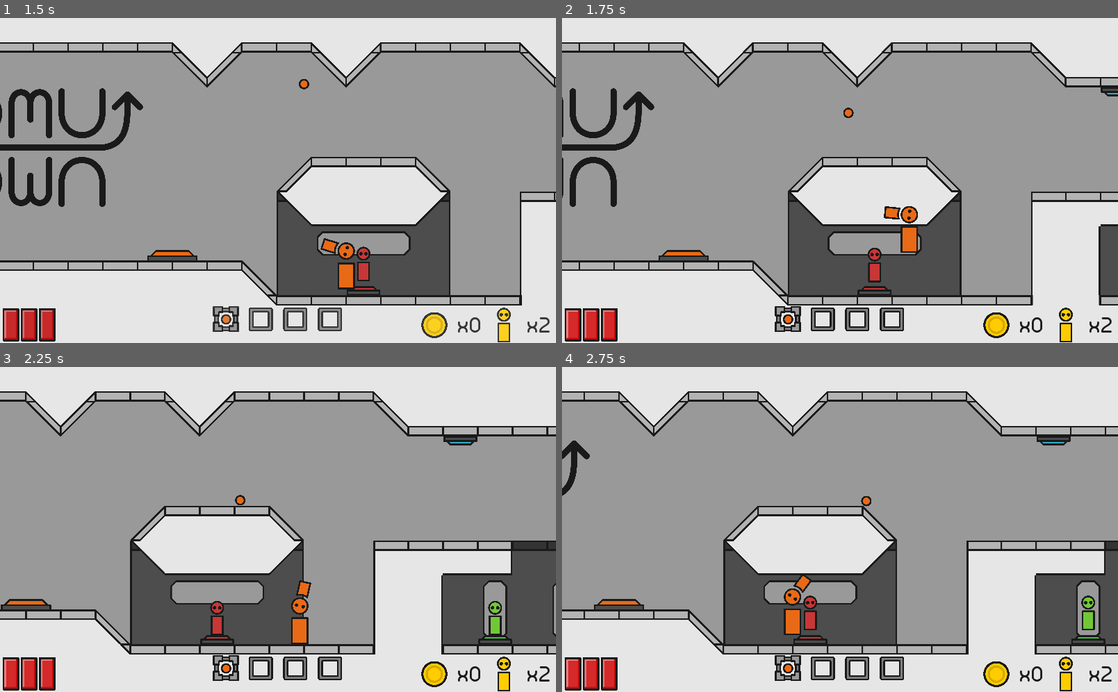
Above: before the commit, frames 1-4 (two rows, left to right).
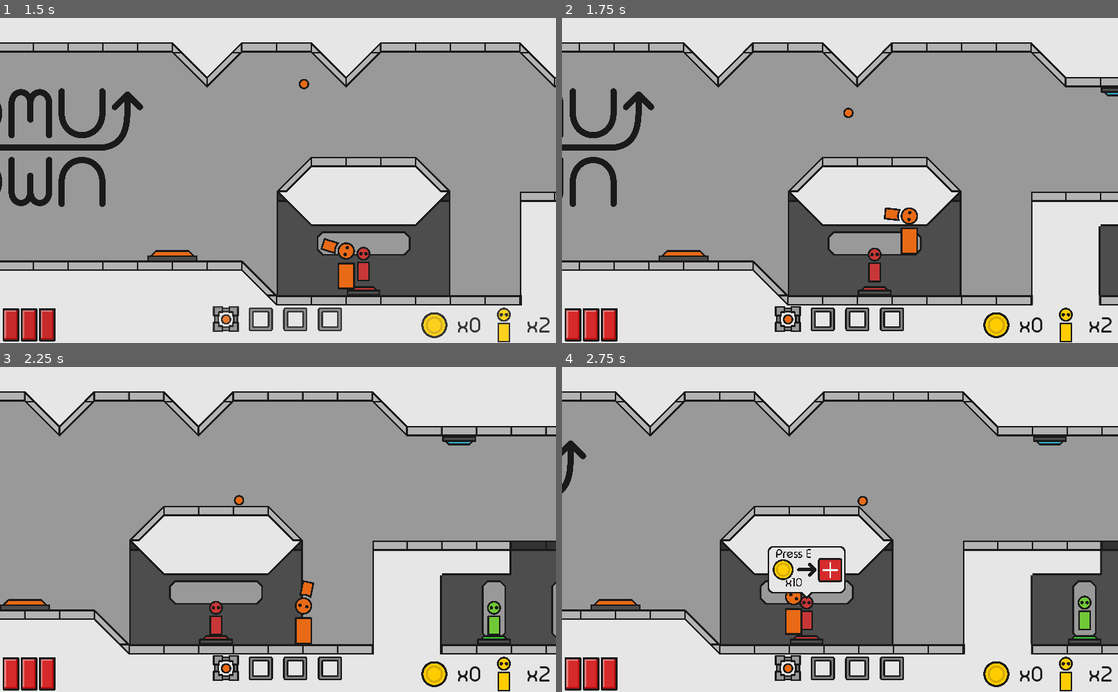
Above: after the commit, the same moments.

Repository: sirstotes/ZenoJam
Game: Godot game, scene res://Scenes/Main.tscn
The game is run twice, just before and just after one commit, with the same random seed, the same clock (stepped at 60 frames per second) and the same inputs.
Inputs (mouse positions are in pixels of both pictures, inside the frame that each line leads up to):
- Up to frame 1 (1.5 s): move the mouse to (400, 164) at 0.52 s; hold D (move-right) from 0.53 s (still down); click (400, 164) at 0.6 s; tap W (move-up) at 0.77 s; move the mouse to (166, 196) at 1.27 s; tap E (trade) at 1.35 s
- Up to frame 2 (1.75 s): keep holding D (move-right); tap W (move-up) at 1.52 s
- Up to frame 3 (2.25 s): move the mouse to (333, 458) at 2.02 s; release D (move-right) at 2.03 s; hold A (move-left) from 2.03 s (still down); tap Mouse wheel up (ui_left) at 2.1 s
- Up to frame 4 (2.75 s): keep holding A (move-left)

Frame 1 is identical in both runs. In frame 2, 0.2% of the frame differs, in the area x 57-64%, y 57-73%; in frame 3, 2.4%; in frame 4, 6.4%, in the area x 0-98%, y 7-89%.

Commit message:
Auto stash before merge of "main" and "origin/main"

Diff:
--- a/Scripts/Enemies/Base Enemy.gd
+++ b/Scripts/Enemies/Base Enemy.gd
@@ -34,6 +34,8 @@
 	time_alive += delta
 	if time_alive > upgrade_time:
 		stage += 1
+		if stage > 3:
+			stage = 3
 		if stage == 1:
 			$Sprite.texture = set_color("green", static_shape)
 		elif stage == 2:
@@ -52,7 +54,7 @@
 func base_stuff(delta):
 	var multiplier = air_multiplier
 	if is_on_ceiling() and !is_in_group("Jumping"):
-		velocity.y = 0
+		velocity.y = 1
 	if is_on_floor() and !is_in_group("Jumping"):
 		multiplier = 1
 		velocity.y = 0
--- a/Scripts/Enemies/Floater.gd
+++ b/Scripts/Enemies/Floater.gd
@@ -4,15 +4,15 @@
 
 onready var player = $"../../Player"
 export(float) var acceleration = 1
-export(float) var speed_multiplier = 0.001
+export var speed_multiplier = [0.001, 0.0015, 0.002, 0.0025]
 
 func _ready():
 	$Sprite.texture = set_color("blue", "circle")
 	max_speed = 100000
 func _physics_process(delta):
 	velocity += ((player.global_position+Vector2(0,-50))-global_position).normalized()*acceleration
-	velocity.x = clamp(velocity.x, -max_speed*speed_multiplier, max_speed*speed_multiplier)
-	velocity.y = clamp(velocity.y, -max_speed*speed_multiplier, max_speed*speed_multiplier)
+	velocity.x = clamp(velocity.x, -max_speed*speed_multiplier[stage], max_speed*speed_multiplier[stage])
+	velocity.y = clamp(velocity.y, -max_speed*speed_multiplier[stage], max_speed*speed_multiplier[stage])
 	move_and_slide(velocity, Vector2(0, -1))
 	for i in get_slide_count():
 		var collision = get_slide_collision(i)
--- a/Scripts/Enemies/Hexagon Shooter.gd
+++ b/Scripts/Enemies/Hexagon Shooter.gd
@@ -13,7 +13,7 @@
 var bullet = preload("res://Objects/Bullets/Enemy-Bullet.tscn")
 
 export(float) var acceleration = 1
-export(float) var speed_multiplier = 0.001
+export var speed_multiplier = [0.0005, 0.001, 0.0015, 0.002]
 
 func _ready():
 	time_until_next_shot = rng.randf_range(timings.x, timings.y)
@@ -31,8 +31,8 @@
 			bullet_holder.add_child(bullet_instance)
 
 	velocity += ((player.global_position+Vector2(0,-50))-global_position).normalized()*acceleration
-	velocity.x = clamp(velocity.x, -max_speed*speed_multiplier, max_speed*speed_multiplier)
-	velocity.y = clamp(velocity.y, -max_speed*speed_multiplier, max_speed*speed_multiplier)
+	velocity.x = clamp(velocity.x, -max_speed*speed_multiplier[stage], max_speed*speed_multiplier[stage])
+	velocity.y = clamp(velocity.y, -max_speed*speed_multiplier[stage], max_speed*speed_multiplier[stage])
 	move_and_slide(velocity, Vector2(0, -1))
 	for i in get_slide_count():
 		var collision = get_slide_collision(i)
--- a/Scripts/Enemies/Jumper.gd
+++ b/Scripts/Enemies/Jumper.gd
@@ -5,7 +5,7 @@
 var last_position = Vector2()
 var collided_buffer = 0
 onready var player = $"../../Player"
-export(float) var jump_delay = 3.141
+export var jump_delay = [5, 4, 3, 2]
 export(float) var friction = 5000
 export(float) var jump_speed = 500
 export(float) var sideways_multiplier = 0.7
@@ -27,7 +27,7 @@
 		velocity.x += (friction * delta * multiplier)
 	base_stuff(delta)
 	current_delay += delta
-	if current_delay > jump_delay:
+	if current_delay > jump_delay[stage]:
 		add_to_group("Jumping")
 		current_delay = 0
 		var distance = player.global_position.x - global_position.x
--- a/Scripts/Player.gd
+++ b/Scripts/Player.gd
@@ -31,7 +31,7 @@
 	collided_buffer -= 1
 	var multiplier = air_multiplier
 	if is_on_ceiling():
-		velocity.y = 0
+		velocity.y = 1
 	if is_on_floor():
 		multiplier = 1
 		velocity.y = 0
